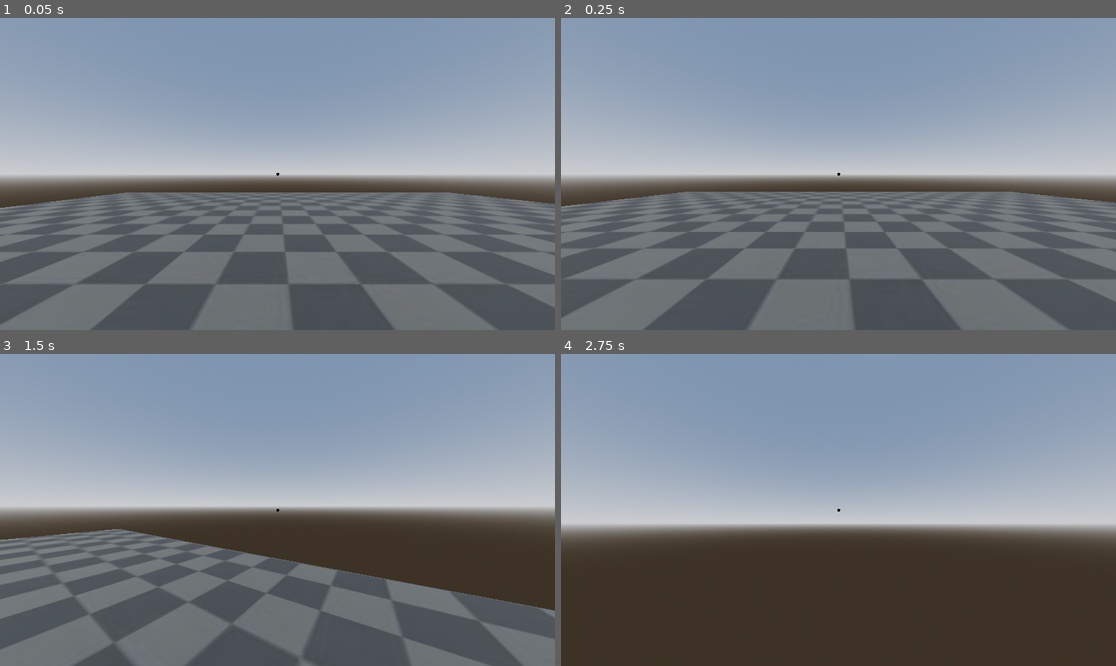
Above: before the commit, frames 1-4 (two rows, left to right).
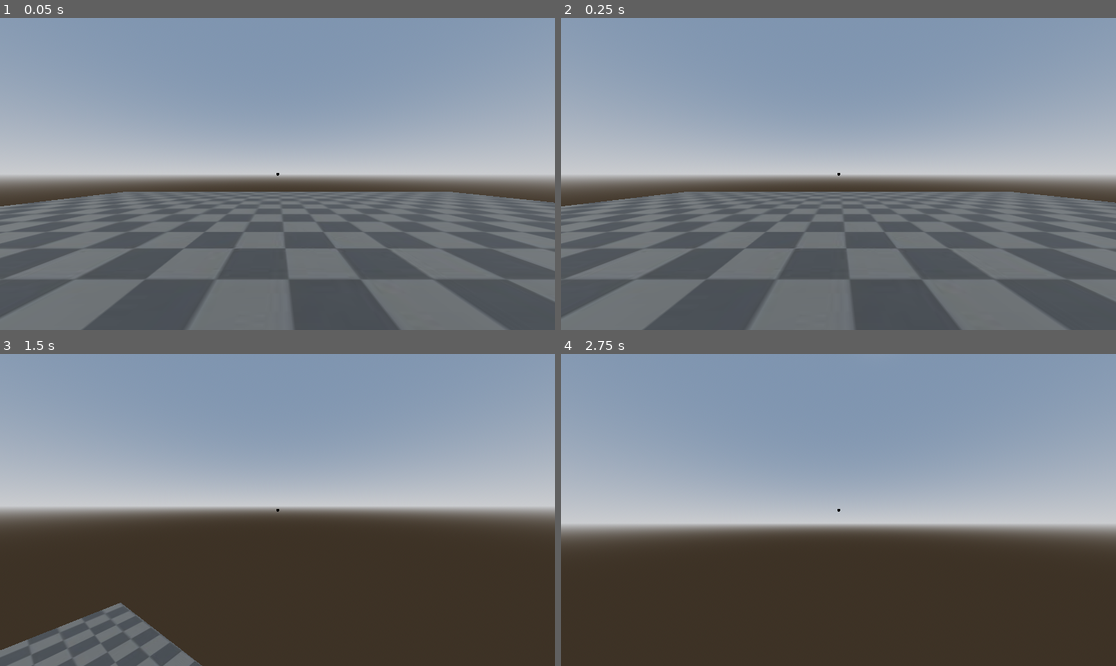
Above: after the commit, the same moments.

Repository: DabPlayZ1/Dab-s_Obby
Game: Godot game, scene res://mainbaseplate.tscn
The game is run twice, just before and just after one commit, with the same random seed, the same clock (stepped at 60 frames per second) and the same inputs.
Inputs (mouse positions are in pixels of both pictures, inside the frame that each line leads up to):
- Up to frame 1 (0.05 s): no input
- Up to frame 2 (0.25 s): no input
- Up to frame 3 (1.5 s): tap Enter at 0.5 s; move the mouse to (305, 510) at 0.52 s; hold Space (Jump) 0.53-1.28 s; hold W (Move_Forward) from 0.53 s (still down); move the mouse to (249, 510) at 1.27 s; tap - (Decrease Sensitivity) at 1.35 s
- Up to frame 4 (2.75 s): keep holding W (Move_Forward); tap Space (Jump) at 1.52, 1.55, 1.82 s; move the mouse to (849, 503) at 2.02 s; hold Space (Jump) from 2.03 s (still down); tap = (Normal Sens) at 2.1 s

The runs differ from the first frame. In frame 1, 6.2% of the frame differs, in the area x 0-100%, y 55-100%; in frame 2, less than 0.1%; in frame 3, 31%, in the area x 0-100%, y 56-100%; in frame 4, nothing differs.

Commit message:
Improved movement feel

Diff:
--- a/player.gd
+++ b/player.gd
@@ -2,8 +2,8 @@
 var sensitivity = 0.5
 var captured = true
 var speed = 10
-var jumpheight = 5
-var gravity = 10
+var jumpheight = 33
+var gravity = 100
 # Camera Movement
 
 func _ready() -> void:
@@ -38,7 +38,7 @@
 	velocity.x = local_movement.x * speed
 	velocity.z = local_movement.z * speed
 	velocity.y -= gravity * delta
-	if Input.is_action_just_pressed("Jump") and is_on_floor():
+	if Input.is_action_pressed("Jump") and is_on_floor():
 			velocity.y += jumpheight
 
 	move_and_slide()
